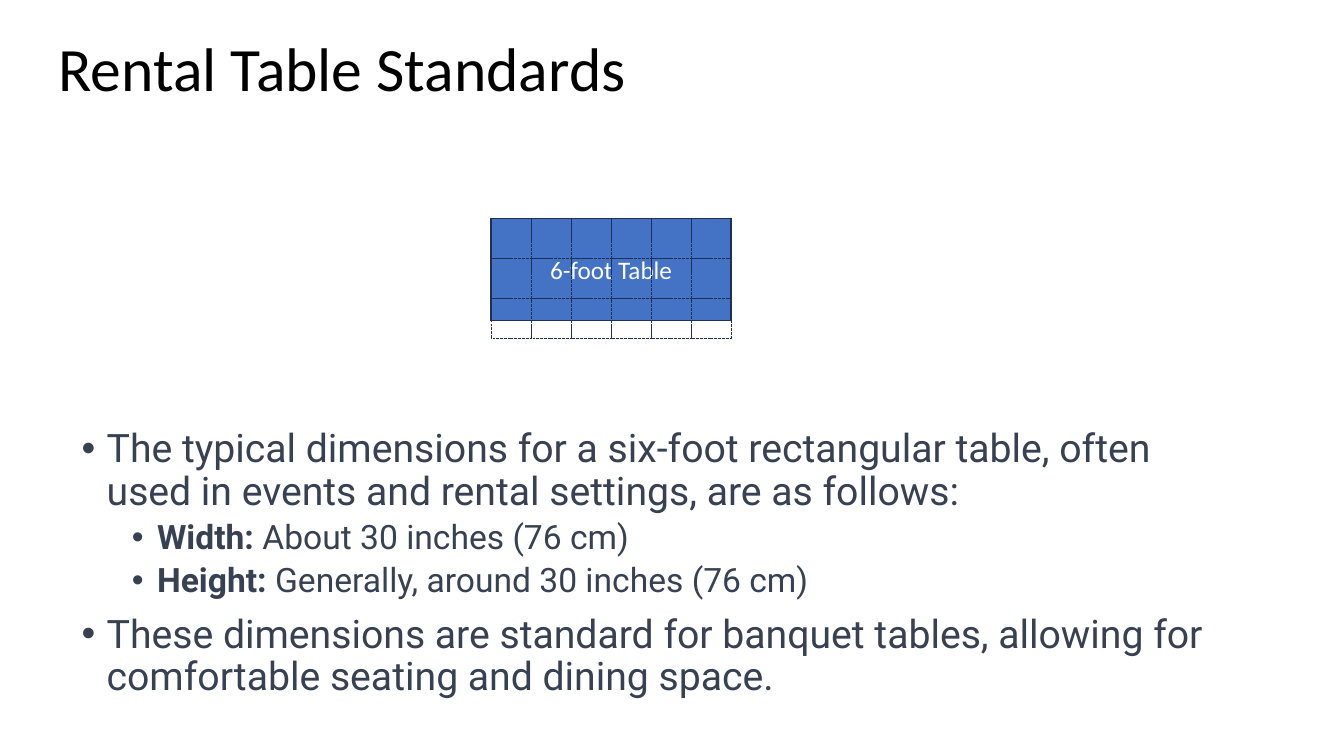
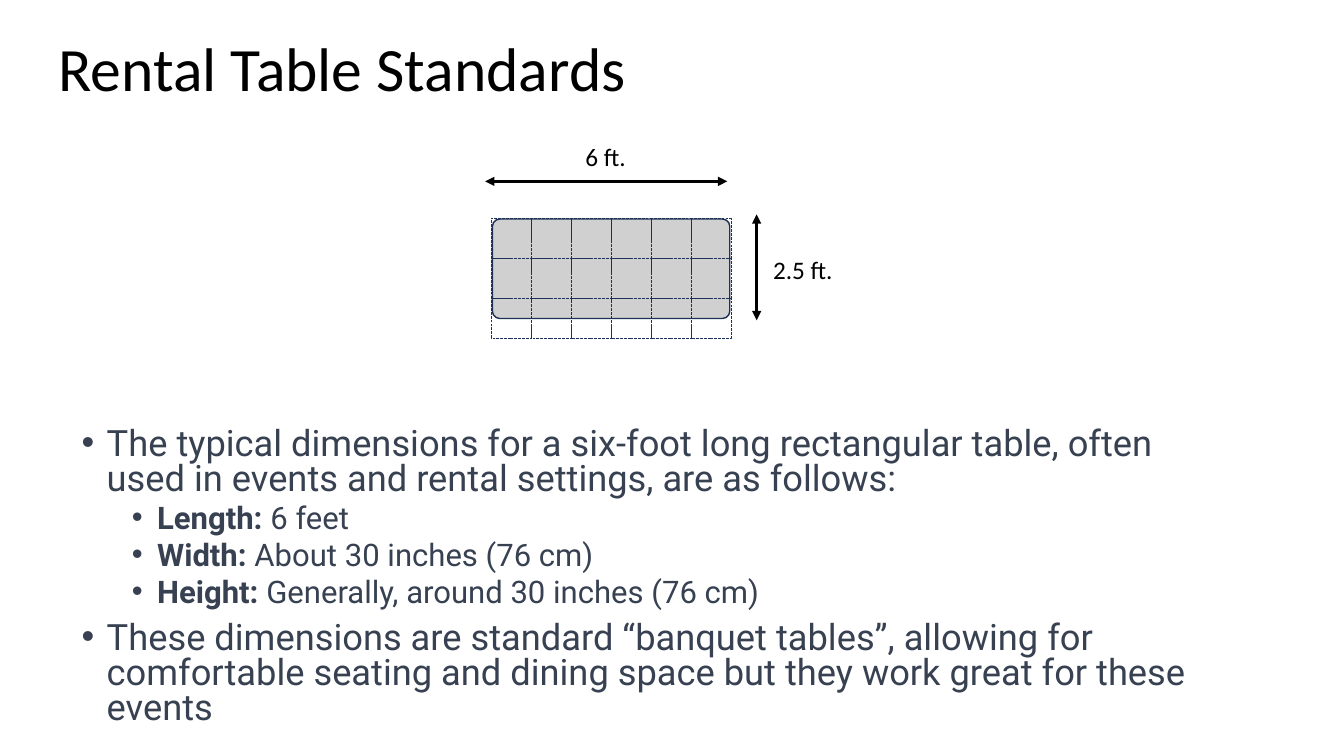
Before and after one commit to dmccreary/robot-day, a slide deck: slide 1 of slides/Room-Logistics.pptx. Drawn at 1344x756 pixels with LibreOffice and Linux fonts; fonts in the diff are those of the drawing; grey boxes stand for pictures. Boxes give left, top, right and bottom in pixels: in the first picture for what was removed or moved away, otherwise in the second. Text is boxed around its words. In the diff, an @@ line names an element or a change of style, - is before the commit and + after.

```diff
--- a/slides/Room-Logistics.pptx
+++ b/slides/Room-Logistics.pptx
@@ text added at (585,148,626,167), 18 pt, text #000000 @@
+6 ft.
@@ double arrow added from (728, 181) to (485, 181), #000000 2.25 pt @@
@@ rectangle removed at (491,219,731,321) @@
-6-foot Table
@@ picture added at (493,219,731,319) @@
@@ double arrow added from (757, 215) to (757, 321), #000000 2.25 pt @@
@@ text added at (773,261,833,279), 18 pt, text #000000 @@
+2.5 ft.
@@ text at (107,428,1152,536): text changed; size 28 to 25.9 pt @@
-• The typical dimensions for a six-foot rectangular table, often used in events and rental settings, are as follows:
+• The typical dimensions for a six-foot long rectangular table, often used in events and rental settings, are as follows:
+  • Length: 6 feet
@@ text at (157,541,759,610): size 24 to 22.2 pt in "Width: About 30 inches (76 cm)", "Height: Generally, around 30 inches (76 cm)"; line spacing 0.9 to 0.8 @@
@@ text at (107,622,1185,721): text changed; size 28 to 25.9 pt @@
-• These dimensions are standard for banquet tables, allowing for comfortable seating and dining space.
+• These dimensions are standard “banquet tables”, allowing for comfortable seating and dining space but they work great for these events
```
Also in this commit, not shown: 1 other slide changed, 1 slide added, 22 other files.
